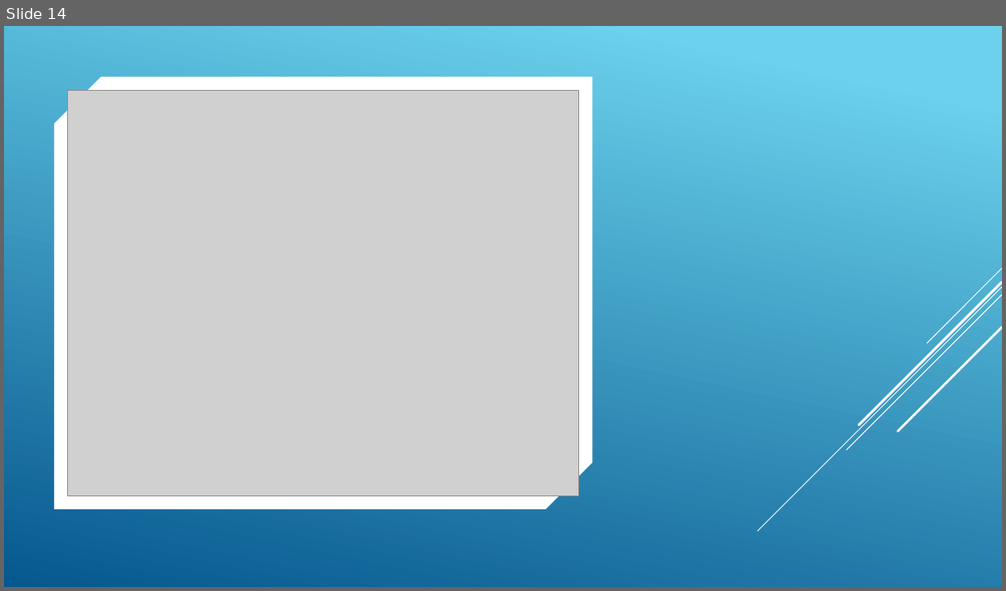
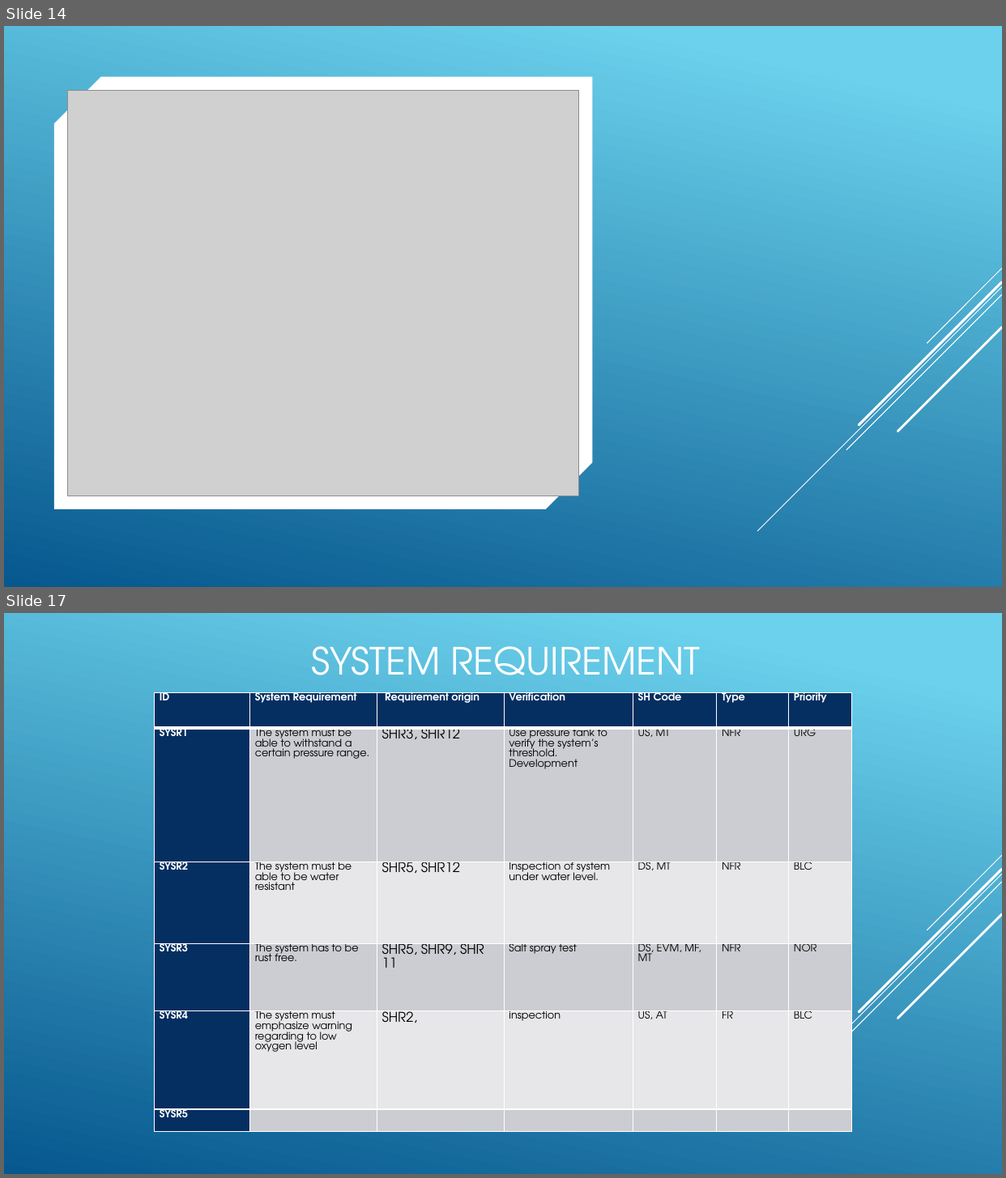
Before and after one commit to USNMasterEmSys2018/System-Engineering, a slide deck: S.A.V.E/Security Application Via Engineering1-2.pptx. Shown one above the other, each under a label of ours: slide 14 before the commit, slides 14 and 17 after it; the slides between them are not shown. The pictures are 1006x591 and 1006x1178 pixels, drawn with LibreOffice and Linux fonts; fonts in the diff are those of the drawing; grey boxes stand for pictures. Boxes give left, top, right and bottom in pixels: in the first picture for what was removed or moved away, otherwise in the second. Text is boxed around its words. In the diff, an @@ line names an element or a change of style, - is before the commit and + after.

Commit message:
slides added

```diff
--- a/S.A.V.E/Security Application Via Engineering1-2.pptx
+++ b/S.A.V.E/Security Application Via Engineering1-2.pptx
@@ slide 17 added at [4,613,1002,1174], background gradient #6ED2EB to #06588E @@
@@ title added at [312,646,701,675], 36 pt, text #FFFFFF @@
+SYSTEM REQUIREMENT
@@ table added at [155,693,852,1131], 6 rows, 7 columns @@
+ID | System Requirement | Requirement origin | Verification | SH Code | Type | Priority
+SYSR1 | The system must be able to withstand a certain pressure range. | SHR3, SHR12 | Use pressure tank to verify the system’s threshold. Development | US, MT | NFR | URG
+SYSR2 | The system must be able to be water resistant | SHR5, SHR12 | Inspection of system under water level. | DS, MT | NFR | BLC
+SYSR3 | The system has to be rust free. | SHR5, SHR9, SHR 11 | Salt spray test | DS, EVM, MF, MT | NFR | NOR
+SYSR4 | The system must emphasize warning regarding to low oxygen level | SHR2, | inspection | US, AT | FR | BLC
+SYSR5 |  |  |  |  |  | 
@@ group added at [758,855,1002,1118]: 5 lines @@
```
Also in this commit, not shown: 2 other slides added, 1 other file.
